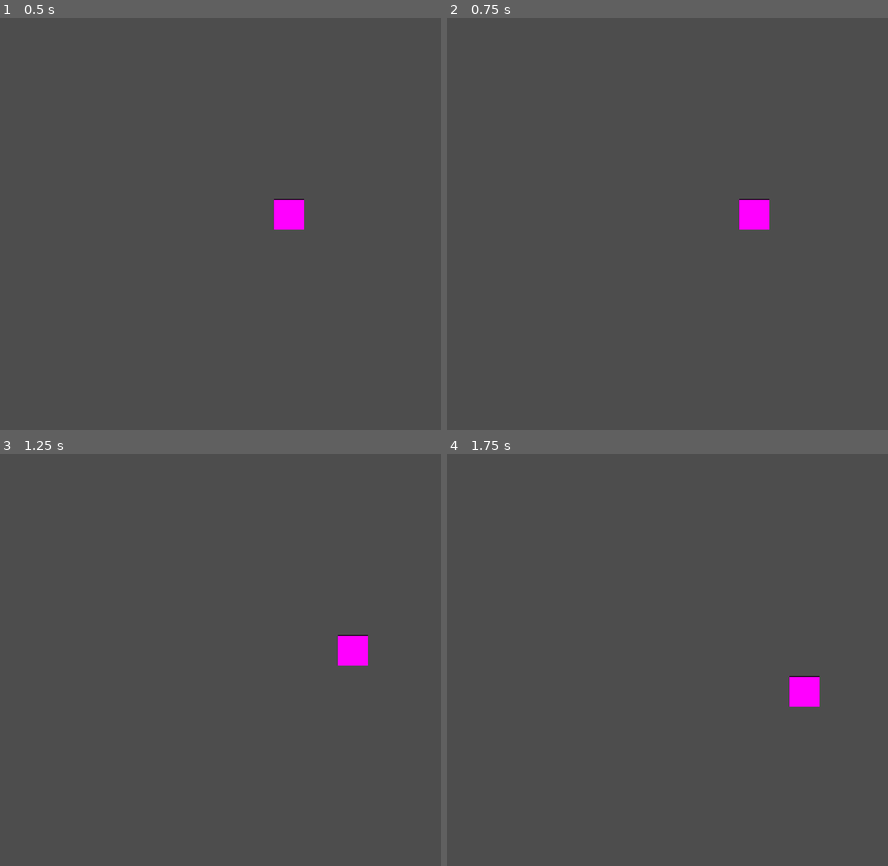
Above: before the commit, frames 1-4 (two rows, left to right).
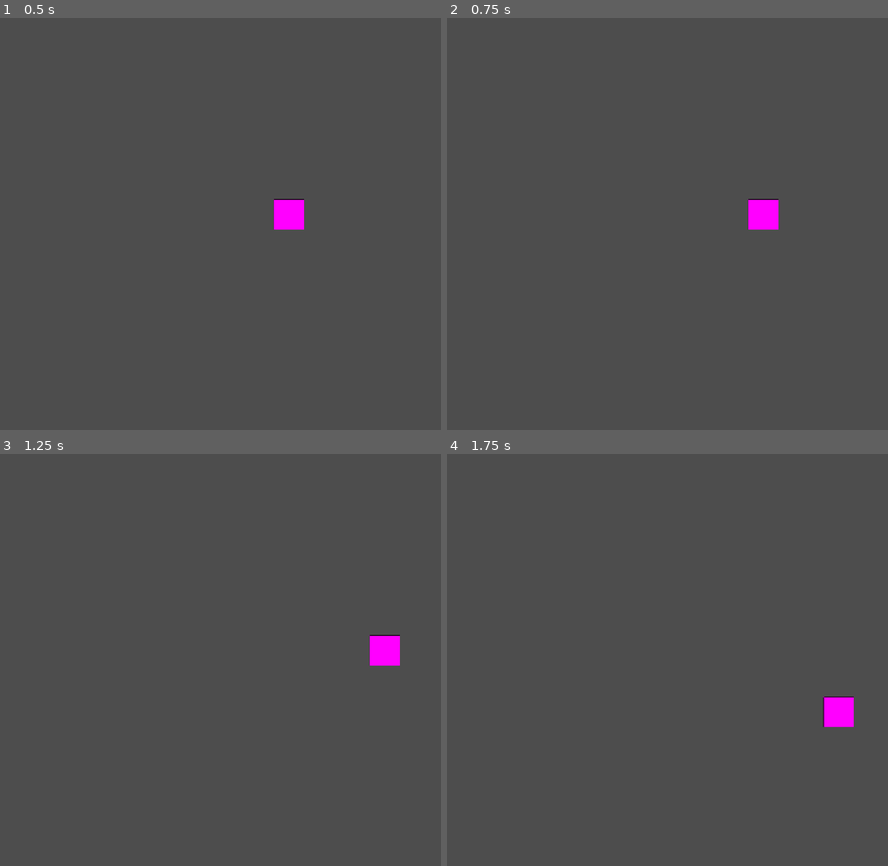
Above: after the commit, the same moments.

Repository: itcOnlineGaming/GA_2026_Brandon_Dylan
Game: Godot game, scene res://main.tscn
The game is run twice, just before and just after one commit, with the same random seed, the same clock (stepped at 60 frames per second) and the same inputs. The engine's default icon, where the game draws it, is replaced by a stand-in: a white triangle on a blue panel in a dark square.
Inputs:
- Up to frame 1 (0.5 s): no input
- Up to frame 2 (0.75 s): tap Enter at 0.5 s; hold D (move_right) from 0.53 s (still down)
- Up to frame 3 (1.25 s): keep holding D (move_right)
- Up to frame 4 (1.75 s): release D (move_right) at 1.28 s; hold S (move_down) from 1.28 s (still down)

Frame 1 is identical in both runs. In frame 2, 0.3% of the frame differs, in the area x 66-76%, y 43-52%; in frame 3, 1.0%; in frame 4, 1.0%, in the area x 77-93%, y 53-67%.

Commit message:
adjusted speed

Diff:
--- a/area_2d.gd
+++ b/area_2d.gd
@@ -9,5 +9,5 @@
 		get_parent().queue_free
 		game_over = true
 
-	#if game_over == true:
-		#get_tree().reload_current_scene()
+	if game_over == true:
+		get_tree().reload_current_scene()
--- a/main.gd
+++ b/main.gd
@@ -4,10 +4,12 @@
 
 var enemyScene = load("res://enemy.tscn")
 
-var timer_wait = 2.0
+var timer_wait = 1.0
 
 func _on_timer_timeout() -> void:
 	add_child(enemyScene.instantiate())
 	timer_wait -= 0.05
+	if timer_wait <= 0.35:
+		timer_wait = 0.35
 	timer.set_wait(timer_wait)
 	timer.start()
--- a/player.gd
+++ b/player.gd
@@ -1,6 +1,6 @@
 extends CharacterBody2D
 
-var m_speed : float = 5.0
+var m_speed : float = 7.5
 
 func _process(delta: float) -> void:
 
